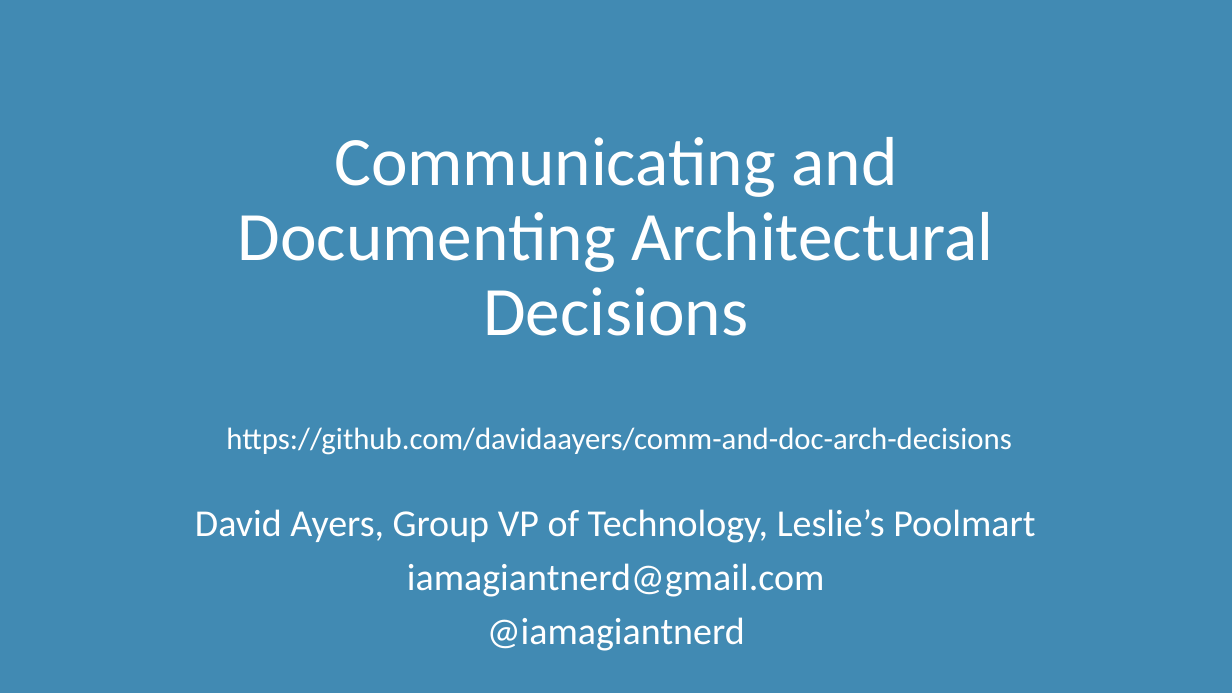
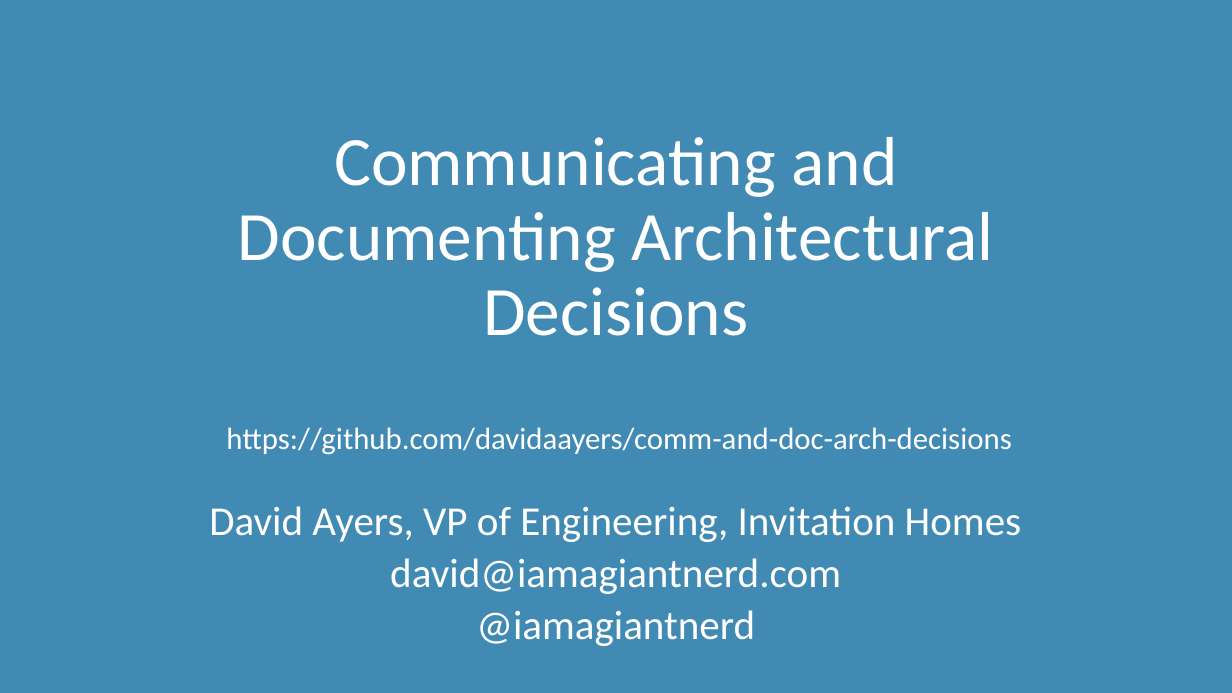
Before and after one commit to davidaayers/comm-and-doc-arch-decisions, a slide deck: slide 1 of comm-and-doc-arch-decisions-30-min.pptx. Drawn at 1232x693 pixels with LibreOffice and Linux fonts; fonts in the diff are those of the drawing. Boxes give left, top, right and bottom in pixels: in the first picture for what was removed or moved away, otherwise in the second. Text is boxed around its words. In the diff, an @@ line names an element or a change of style, - is before the commit and + after.

```diff
--- a/comm-and-doc-arch-decisions-30-min.pptx
+++ b/comm-and-doc-arch-decisions-30-min.pptx
@@ subtitle at bbox=[209, 506, 1022, 594]: text changed; size 29.6 to 32 pt @@
-David Ayers, Group VP of Technology, Leslie’s Poolmart
-iamagiantnerd@gmail.com
+David Ayers, VP of Engineering, Invitation Homes
+david@iamagiantnerd.com
@@ subtitle at bbox=[476, 610, 755, 646]: size 29.6 to 32 pt in "@iamagiantnerd"; line spacing 0.9 to 0.8 @@
```
Also in this commit, not shown: 2 other slides changed.
